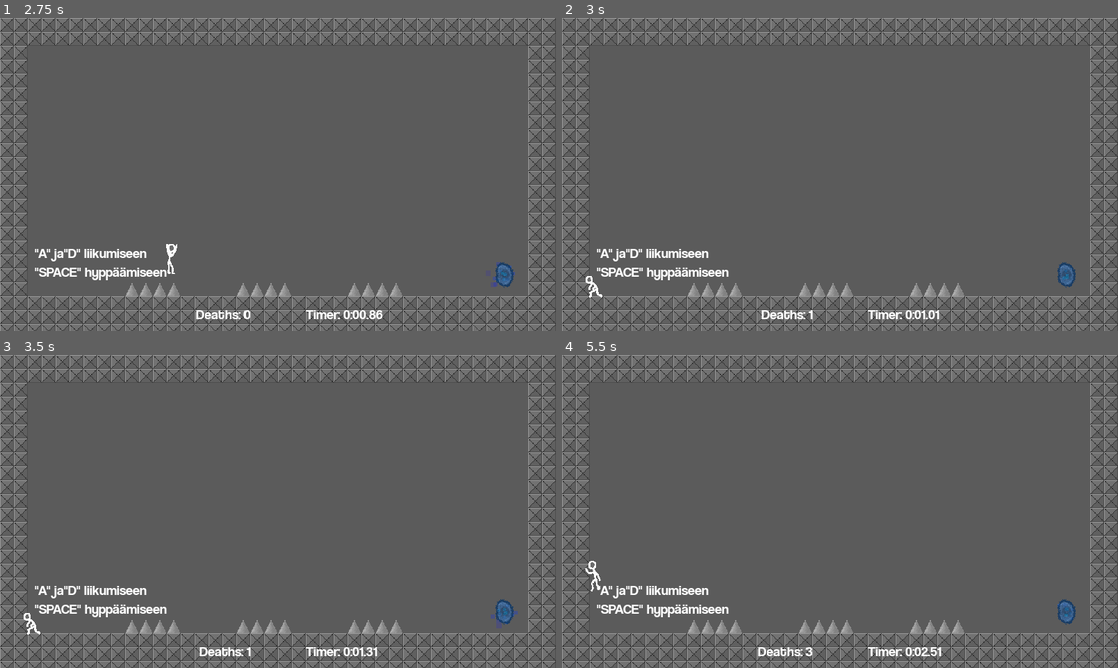
Above: before the commit, frames 1-4 (two rows, left to right).
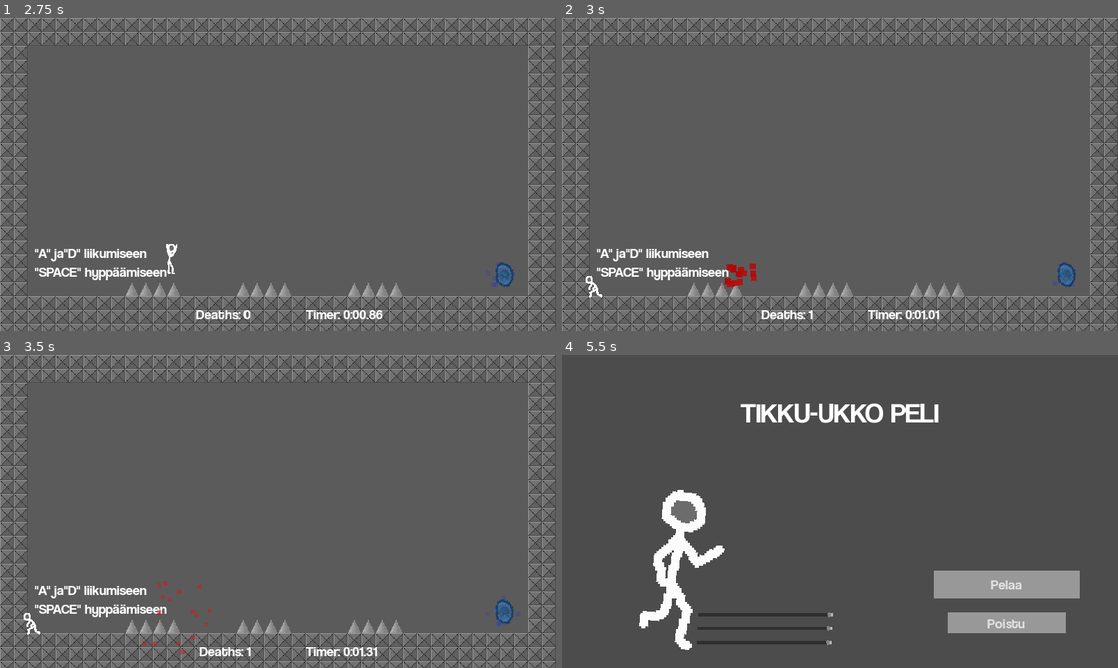
Above: after the commit, the same moments.

Repository: Diizisti/TikkuUkko-Peli
Game: Godot game, scene res://scenet/alotusruutu.tscn
Same seed, same stepped clock (60 frames per second), same inputs: the game is played once before the commit and once after it.
Inputs:
- Up to frame 1 (2.75 s): hold D (right) 0.53-1.25 s; hold S (crouch) 0.53-1.25 s; tap Space (jump) at 0.77, 2.27 s; click "Pelaa" at 1.25 s; hold D (right) from 2.03 s (still down); tap S (crouch) at 2.1 s
- Up to frame 2 (3 s): release D (right) at 2.78 s; hold A (left) from 2.78 s (still down); hold S (crouch) from 2.78 s (still down)
- Up to frame 3 (3.5 s): keep holding A (left); keep holding S (crouch)
- Up to frame 4 (5.5 s): release A (left) at 3.53 s; release S (crouch) at 3.53 s; hold D (right) 3.53-5.03 s; tap S (crouch) at 3.6, 5.1 s; tap Space (jump) at 3.77, 4.52, 5.27 s; hold S (crouch) 4.28-5.03 s; tap Escape (ui_cancel) at 4.9 s; hold A (left) from 5.03 s (still down)

Frame 1 is identical in both runs. In frame 2, 0.3% of the frame differs, in the area x 29-93%, y 78-86%; in frame 3, 0.2%; in frame 4, 22%, in the area x 0-100%, y 0-100%.

Commit message:
Veri partikkelit

Diff:
--- a/pelaaja/pelaaja.gd
+++ b/pelaaja/pelaaja.gd
@@ -1,13 +1,15 @@
 extends KinematicBody2D
 class_name Player
 
+const BLOOD_PARTICLE = preload("res://pelaaja/veri.tscn")
 const GRAVITY       = 45
 const JUMP_STRENGTH = 720
 const MOVE_SPEED    = 420
 const CROUCH_SPEED  = 220
 const MAX_JUMPS     = 2 # 1 in ground and 1 in air
 
-var motion := Vector2()
+onready var spawn_pos = global_position # Tallenna alotus positio respawnausta varten kun kuolee.
+var motion  = Vector2()
 var is_crouching = false
 var jumps_left = MAX_JUMPS # hyppääminen miinustaa ja maahan koskeminen laitaa takas kahdeksi, tupla hyppy.
 
@@ -68,10 +70,25 @@
 	# Liiku
 	motion = move_and_slide(motion, Vector2.UP)
 
+	# Takaisin alkuruutuun "ESC":istä
+	if Input.is_action_just_pressed("ui_cancel"):
+		Gui.stop_timer()
+		get_tree().change_scene("res://scenet/alotusruutu.tscn")
+
+
 # kill the player
 func die():
 	# Jos pelaaja ei oo näkyvillä niin unoha :D, portaali pistää pelaajan näkymättömäks.
 	if !visible:
 		return
 	Globals.death_count += 1
-	get_tree().reload_current_scene()
+
+	# Veri partikkelit
+	var instance = BLOOD_PARTICLE.instance()
+	add_child(instance)
+	instance.set_as_toplevel(true)
+	instance.global_position = global_position
+	instance.emitting = true
+
+	# Alota alusta
+	set_deferred("global_position", spawn_pos) # global_position = spawn_pos
--- /dev/null
+++ b/pelaaja/veri.tscn
@@ -0,0 +1,38 @@
+[gd_scene load_steps=6 format=2]
+
+[sub_resource type="Gradient" id=1]
+offsets = PoolRealArray( 0, 0.322997, 1 )
+colors = PoolColorArray( 0.640625, 0.0150146, 0.0150146, 1, 0.827451, 0.0941176, 0.0941176, 0.819608, 1, 0, 0, 0 )
+
+[sub_resource type="GradientTexture" id=2]
+gradient = SubResource( 1 )
+
+[sub_resource type="Curve" id=3]
+_data = [ Vector2( 0, 1 ), 0.0, 0.0, 0, 0, Vector2( 0.998745, 0.509091 ), 0.0, 0.0, 0, 0 ]
+
+[sub_resource type="CurveTexture" id=4]
+curve = SubResource( 3 )
+
+[sub_resource type="ParticlesMaterial" id=5]
+emission_shape = 2
+emission_box_extents = Vector3( 25, 2, 1 )
+flag_disable_z = true
+direction = Vector3( 0, -1, 0 )
+spread = 180.0
+gravity = Vector3( 0, 98, 0 )
+initial_velocity = 190.0
+initial_velocity_random = 0.4
+orbit_velocity = 0.0
+orbit_velocity_random = 0.0
+damping = 150.0
+damping_random = 0.2
+scale = 14.0
+scale_curve = SubResource( 4 )
+color_ramp = SubResource( 2 )
+
+[node name="blood" type="Particles2D"]
+emitting = false
+amount = 16
+one_shot = true
+explosiveness = 0.9
+process_material = SubResource( 5 )
